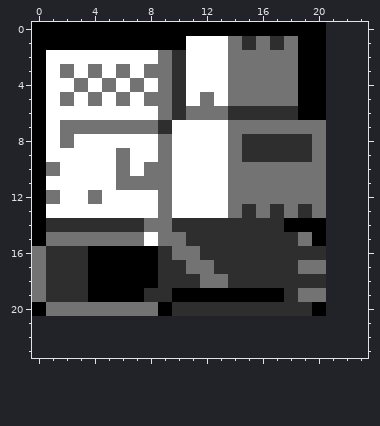
Pixel-art sprite, stored at game_sprites/Compactor.png. The picture above was drawn from the file before the commit.
The file is 42x42 pixels, drawn in blocks of 2x2; one block is one cell here. Colours within 5 levels of each other are drawn and written as one. The old version is drawn lined up with the new one, on the new canvas.
New version:
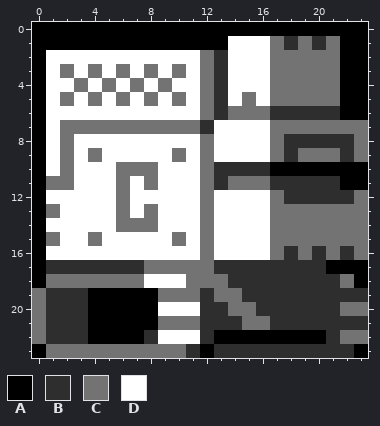
Palette (. is transparent): A #000000  B #2e2e2e  C #737373  D #ffffff
Changes in this commit:
canvas 21x21 -> 24x24
Changed rows in their new state; - is an unchanged pixel.
first column x 0:
 0 ---------------------AAA
 1 -----------AAADDDCBCBCAA
 2 ---------DD-CBDDD--CCCAA
 3 ---------DC-CBDDD--CCCAA
 4 ----------D-CBDDD--CCCAA
 5 ---------DC--BD-D--CCCAA
 6 ---------DDD-BCCC--BBBAA
 7 ---------CCCB-DDD----CCC
 8 ---------D--C-DDDC--BBBC
 9 --C-C-D--DC-C-DDDC-C-CBC
10 -DC----C-D--CBBBBAAAAAAA
11 -CC----D-D--CB---BBBBBAA
12 -D--D-C--D--C-DDD-BBBBBC
13 -C----C-CD--C-DDDC-C-CCC
14 -DDDDDCC-DDDCDDDDCCCCCCC
15 --DD-DDD-D-DCDDDDCC-CCCC
16 ADDDDDDDDDDDCDDDDC-C-CBC
17 A---BBBBCCC--------BBAAA
18 ACCCCCCCDDDC---------BCA
19 --------ACCCBCCBBB-BBBBB
20 CBBBAAAAADDD--CC----BBCC
21 CBBBAAAAACCCBBBCCBBBBBBB
22 CBBBAAAABDDDBAAAAAAAABCC
23 ACCCCCCCCCCBABBBBBBBBBBA
Boxes around the changes in both pictures, in picture pixels (x1, y1, x2, y2):
changed: (32, 22, 368, 358)
